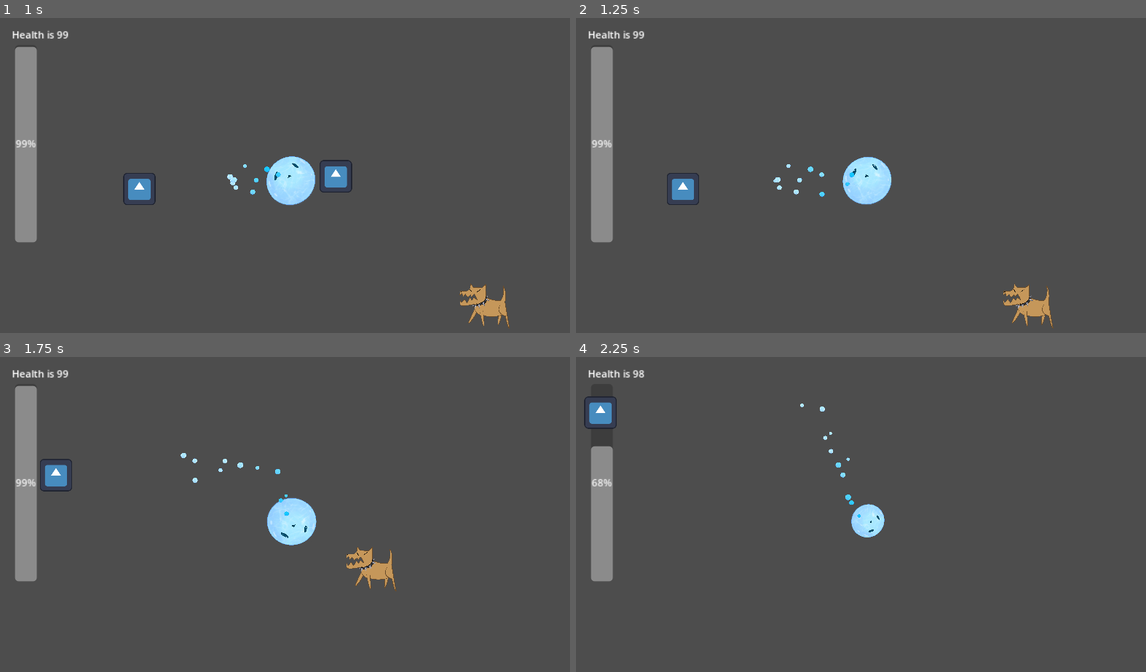
Above: before the commit, frames 1-4 (two rows, left to right).
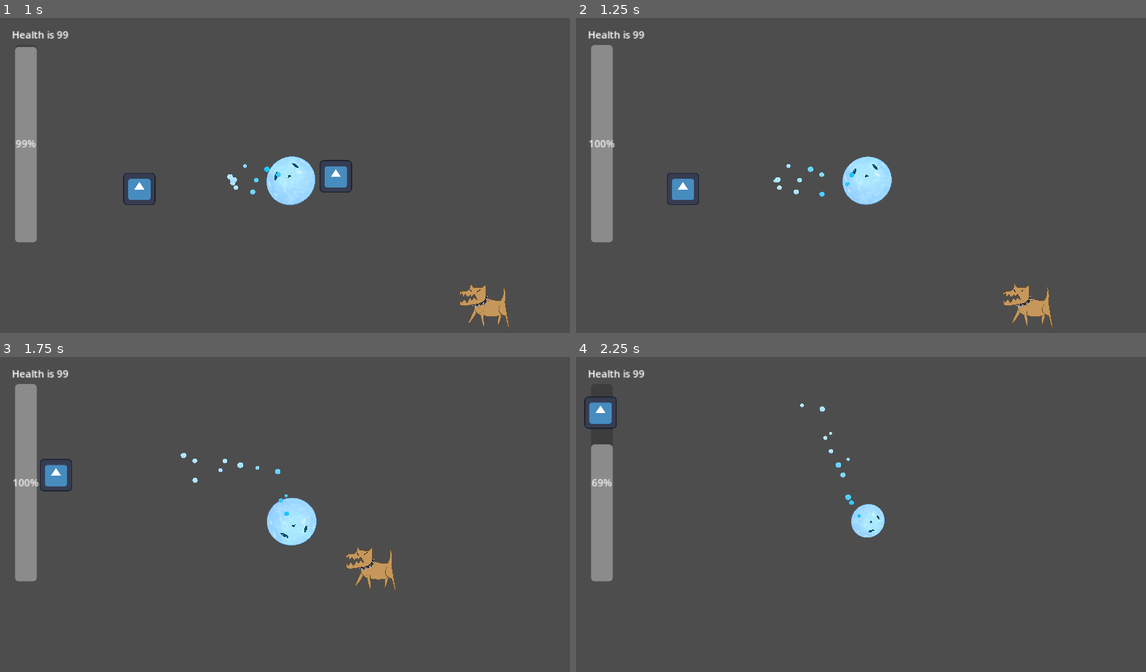
Above: after the commit, the same moments.

Repository: PraamBoat/AquaGameJam
Game: Godot game, scene res://scenes/main.tscn
Same seed, same stepped clock (60 frames per second), same inputs: the game is played once before the commit and once after it. The engine's default icon, where the game draws it, is replaced by a stand-in: a white triangle on a blue panel in a dark square.
Inputs:
- Up to frame 1 (1 s): tap Enter (ui_accept) at 0.5, 0.77 s; hold Right (ui_right) from 0.53 s (still down)
- Up to frame 2 (1.25 s): keep holding Right (ui_right)
- Up to frame 3 (1.75 s): release Right (ui_right) at 1.28 s; hold Down (ui_down) from 1.28 s (still down); tap Enter (ui_accept) at 1.52 s
- Up to frame 4 (2.25 s): release Down (ui_down) at 2.03 s; hold Right (ui_right) from 2.03 s (still down)

Frame 1 is identical in both runs. In frame 2, 0.1% of the frame differs, in the area x 2-56%, y 8-60%; in frame 3, 0.1%; in frame 4, less than 0.1%.

Commit message:
Quick Fixes
Fixing sync errors

Diff:
--- a/scenes/main.tscn
+++ b/scenes/main.tscn
@@ -1,10 +1,10 @@
 [gd_scene load_steps=8 format=3 uid="uid://0j48eikusblw"]
 
 [ext_resource type="Script" path="res://scripts/main.gd" id="1_p1stc"]
-[ext_resource type="PackedScene" uid="uid://tqjfgs2xk37e" path="res://nodes/player.tscn" id="2_qnds7"]
-[ext_resource type="PackedScene" uid="uid://bxlmynlyt4ehu" path="res://nodes/water_bar.tscn" id="3_7cv01"]
-[ext_resource type="PackedScene" path="res://scenes/pause_menu.tscn" id="4_lrdl4"]
-[ext_resource type="PackedScene" path="res://scenes/dog.tscn" id="5_2n0r8"]
+[ext_resource type="PackedScene" uid="uid://tqjfgs2xk37e" path="res://scenes/player.tscn" id="2_qnds7"]
+[ext_resource type="PackedScene" uid="uid://bxlmynlyt4ehu" path="res://scenes/water_bar.tscn" id="3_7cv01"]
+[ext_resource type="PackedScene" uid="uid://b205fbo3yxbyp" path="res://scenes/pause_menu.tscn" id="4_lrdl4"]
+[ext_resource type="PackedScene" uid="uid://c8r8uyimmr701" path="res://scenes/dog.tscn" id="5_2n0r8"]
 [ext_resource type="PackedScene" uid="uid://dmh247kpxlcqd" path="res://nodes/Water_Droplet.tscn" id="6_go3j2"]
 [ext_resource type="PackedScene" uid="uid://dvryaaskies6o" path="res://nodes/water_zone.tscn" id="7_ht625"]
 
--- a/scripts/water_bar.gd
+++ b/scripts/water_bar.gd
@@ -27,3 +27,15 @@
 
 func _on_dog_hit():
 	$ProgressBar.value -= 30
+
+
+func _on_water_droplet_collect():
+	$ProgressBar.value += 30
+
+
+func _on_water_zone_not_water():
+	$Timer.start()
+
+
+func _on_water_zone_water():
+	$Timer.stop()
